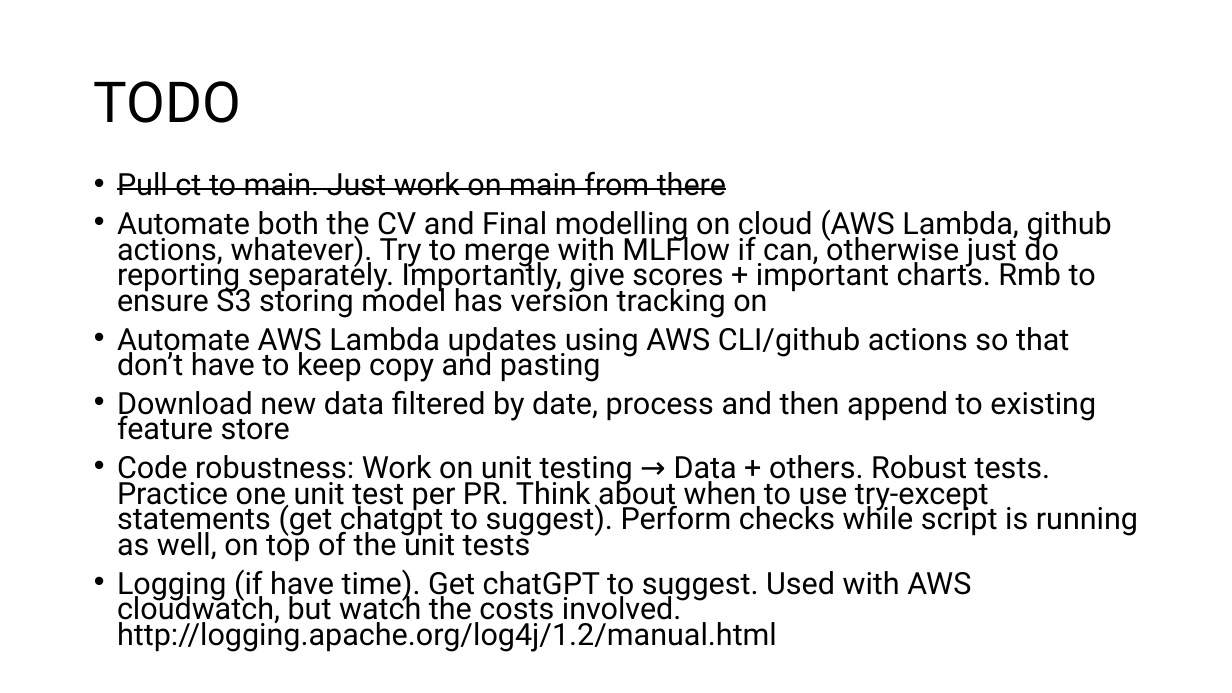
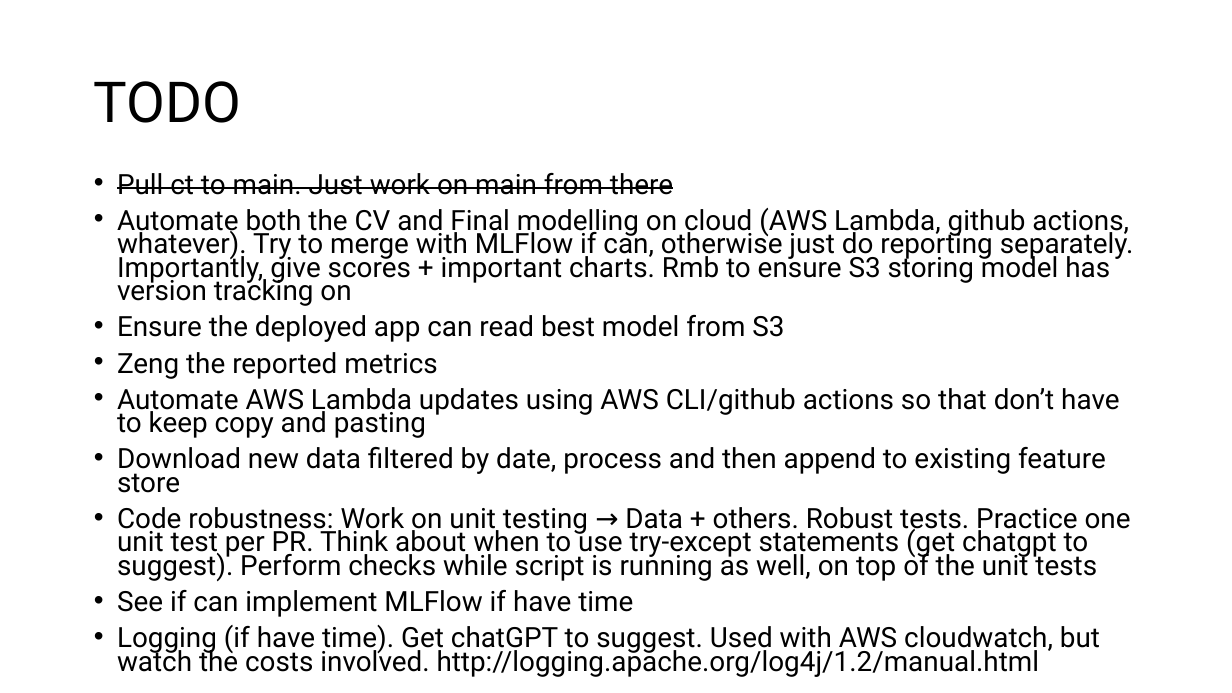
Before and after one commit to ziyu-toh/hdb-resale-prediction, a slide deck: slide 7 of docs/Architecture Overview.pptx. Drawn at 1232x693 pixels with LibreOffice and Linux fonts; fonts in the diff are those of the drawing. Boxes give left, top, right and bottom in pixels: in the first picture for what was removed or moved away, otherwise in the second. Text is boxed around its words. In the diff, an @@ line names an element or a change of style, - is before the commit and + after.

Commit message:
moved champion model to cloud

```diff
--- a/docs/Architecture Overview.pptx
+++ b/docs/Architecture Overview.pptx
@@ text at bbox=[117, 173, 1134, 677]: size 23.8 to 21.7 pt in "Pull ct to main. Just work on ...", "Automate both the CV and Final modelling ...", "Automate AWS Lambda updates using AWS CLI/github ...", "Download new data filtered by date, process ..." and 2 more places @@
@@ text at bbox=[117, 315, 784, 379]: paragraphs added @@
+• Ensure the deployed app can read best model from S3
+• Zeng the reported metrics
@@ text at bbox=[117, 590, 633, 617]: paragraph added @@
+• See if can implement MLFlow if have time
```
Also in this commit, not shown: 7 other files.
